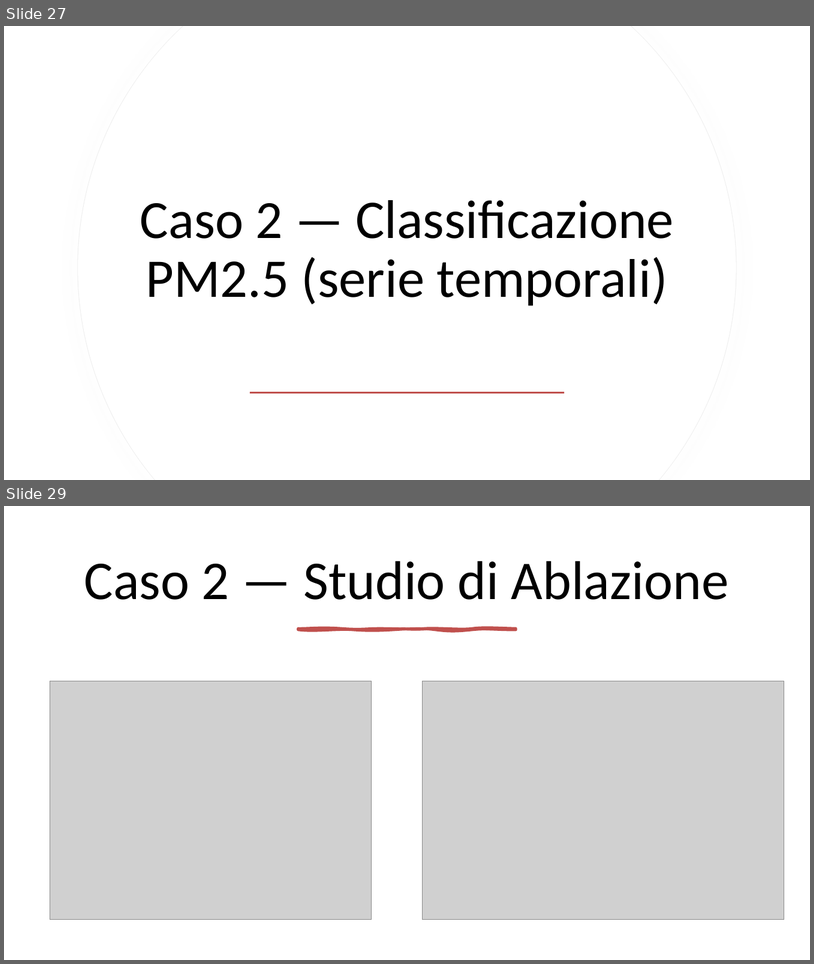
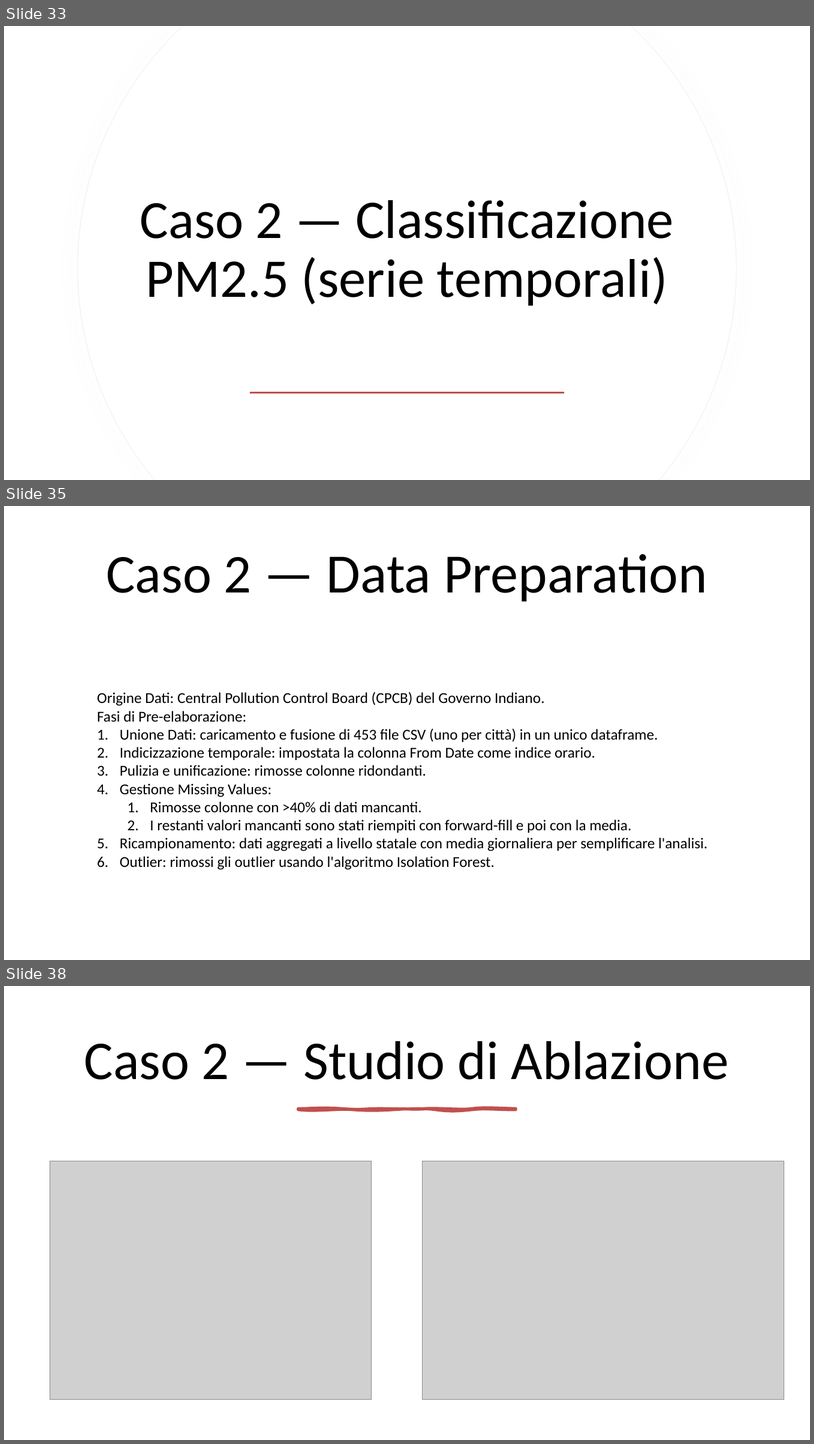
Before and after one commit to mtomas03/Thesis_Paper, a slide deck: Presentation.pptx. Shown one above the other, each under a label of ours: slides 27 and 29 before the commit, slides 33, 35 and 38 after it; the slides between them are not shown. The pictures are 814x964 and 814x1444 pixels, drawn with LibreOffice and Linux fonts; fonts in the diff are those of the drawing; grey boxes stand for pictures. Boxes give left, top, right and bottom in pixels: in the first picture for what was removed or moved away, otherwise in the second. Text is boxed around its words. In the diff, an @@ line names an element or a change of style, - is before the commit and + after.

```diff
--- a/Presentation.pptx
+++ b/Presentation.pptx
@@ slide 35 added at [4, 506, 810, 960], background #FFFFFF @@
@@ title added at [106, 554, 708, 601], 66 pt, text #000000 @@
+Caso 2 — Data Preparation
@@ text added at [97, 691, 708, 870], 18 pt, text #000000 @@
+Origine Dati: Central Pollution Control Board (CPCB) del Governo Indiano.
+Fasi di Pre-elaborazione:
+1. Unione Dati: caricamento e fusione di 453 file CSV (uno per città) in un unico dataframe.
+2. Indicizzazione temporale: impostata la colonna From Date come indice orario.
+3. Pulizia e unificazione: rimosse colonne ridondanti.
+4. Gestione Missing Values:
+  1. Rimosse colonne con >40% di dati mancanti.
+  2. I restanti valori mancanti sono stati riempiti con forward-fill e poi con la media.
+5. Ricampionamento: dati aggregati a livello statale con media giornaliera per semplificare l'analisi.
+6. Outlier: rimossi gli outlier usando l'algoritmo Isolation Forest.
@@ what was slide 27 is now slide 33 @@
@@ what was slide 29 is now slide 38 @@
```
Also in this commit, not shown: 6 slides changed, 10 other slides added, 2 slides removed.
